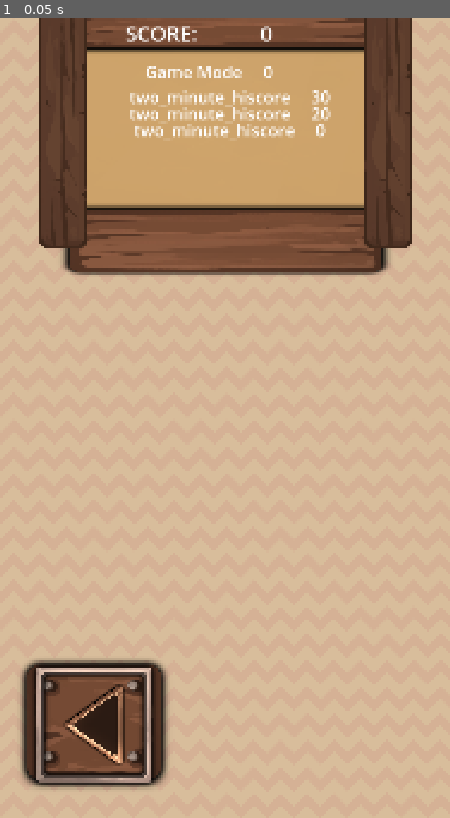
Above: before the commit, frame 1.
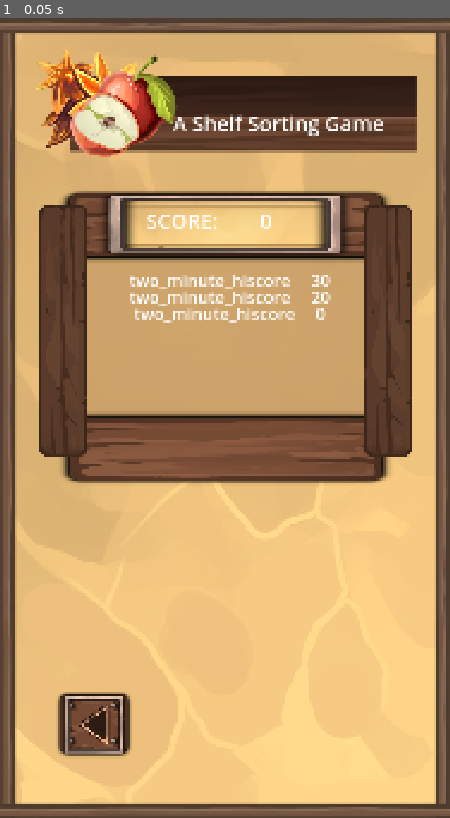
Above: after the commit, the same moment.

Repository: andrewcrisp/shelfsortinggame
Game: Godot game, scene res://scenes/levels/special/score_report.tscn
Two runs of this game, one before a commit and one after it. Both use one fixed random seed, a clock stepped at 60 frames per second and the inputs below. This scene is started directly instead of the project's main scene.
Inputs:
- Up to frame 1 (0.05 s): no input

The runs differ from the first frame. In frame 1, 92% of the frame differs, in the area x 0-100%, y 0-100%.

Commit message:
Position and polish the credits

Diff:
--- a/scenes/components/scores_list.tscn
+++ b/scenes/components/scores_list.tscn
@@ -5,14 +5,6 @@
 [node name="ScoresList" type="Control"]
 layout_mode = 3
 anchors_preset = 0
-
-[node name="ScoreHeaders" parent="." instance=ExtResource("1_dwkto")]
-layout_mode = 2
-anchors_preset = 0
-anchor_left = 0.0
-anchor_right = 0.0
-offset_left = 0.0
-offset_right = 0.0
 
 [node name="Scores" type="VBoxContainer" parent="."]
 layout_mode = 1
@@ -23,3 +15,12 @@
 offset_bottom = 120.0
 grow_horizontal = 2
 theme_override_constants/separation = 40
+
+[node name="ScoreHeaders" parent="." instance=ExtResource("1_dwkto")]
+visible = false
+layout_mode = 2
+anchors_preset = 0
+anchor_left = 0.0
+anchor_right = 0.0
+offset_left = 0.0
+offset_right = 0.0
--- a/scenes/game.tscn
+++ b/scenes/game.tscn
@@ -3,7 +3,7 @@
 [ext_resource type="Script" uid="uid://d1krl6w6f8av4" path="res://scripts/game.gd" id="1_uwrxv"]
 [ext_resource type="PackedScene" uid="uid://cfwvj4m5wtga" path="res://scenes/components/score.tscn" id="2_yqjtg"]
 [ext_resource type="PackedScene" uid="uid://be7fbaw21lj7s" path="res://scenes/menus/menu_background.tscn" id="3_lnu2h"]
-[ext_resource type="PackedScene" uid="uid://duu4i61jd05wk" path="res://scenes/menus/start_screen.tscn" id="4_lbhrr"]
+[ext_resource type="PackedScene" uid="uid://duu4i61jd05wk" path="res://scenes/menus/title_banner.tscn" id="4_lbhrr"]
 
 [node name="Game" type="Node"]
 script = ExtResource("1_uwrxv")
@@ -30,14 +30,3 @@
 grow_horizontal = 2
 
 [node name="Background" parent="." instance=ExtResource("3_lnu2h")]
-anchors_preset = 8
-anchor_left = 0.5
-anchor_top = 0.5
-anchor_right = 0.5
-anchor_bottom = 0.5
-offset_left = -540.0
-offset_top = -960.0
-offset_right = -540.0
-offset_bottom = -960.0
-grow_horizontal = 2
-grow_vertical = 2
--- a/scenes/levels/special/about.tscn
+++ b/scenes/levels/special/about.tscn
@@ -1,7 +1,7 @@
 [gd_scene load_steps=7 format=3 uid="uid://ccs0onn1wjpym"]
 
 [ext_resource type="Script" uid="uid://ceb6u228ag6ag" path="res://scripts/about.gd" id="1_20wyb"]
-[ext_resource type="PackedScene" uid="uid://duu4i61jd05wk" path="res://scenes/menus/start_screen.tscn" id="2_c2fn5"]
+[ext_resource type="PackedScene" uid="uid://duu4i61jd05wk" path="res://scenes/menus/title_banner.tscn" id="2_c2fn5"]
 [ext_resource type="PackedScene" uid="uid://be7fbaw21lj7s" path="res://scenes/menus/menu_background.tscn" id="2_c5lyi"]
 [ext_resource type="PackedScene" uid="uid://cuq8nt1ni1j5" path="res://scenes/ui/frame.tscn" id="3_qnn82"]
 [ext_resource type="PackedScene" uid="uid://eo7qn7ss8wjk" path="res://scenes/ui/arrow_button.tscn" id="7_mqbnl"]
--- a/scenes/levels/special/score_report.tscn
+++ b/scenes/levels/special/score_report.tscn
@@ -1,12 +1,13 @@
-[gd_scene load_steps=9 format=3 uid="uid://dp1tbssycxeny"]
+[gd_scene load_steps=10 format=3 uid="uid://dp1tbssycxeny"]
 
 [ext_resource type="Script" uid="uid://ddha4xyfeh1en" path="res://scripts/score_report.gd" id="1_s1n5t"]
-[ext_resource type="Texture2D" uid="uid://y5u1irkvqtu5" path="res://assets/Wood_Bridge.png" id="2_4synj"]
-[ext_resource type="Texture2D" uid="uid://ddfe256c7mtw5" path="res://assets/Basic_Furniture.png" id="3_uin86"]
+[ext_resource type="PackedScene" uid="uid://be7fbaw21lj7s" path="res://scenes/menus/menu_background.tscn" id="2_2elch"]
+[ext_resource type="PackedScene" uid="uid://duu4i61jd05wk" path="res://scenes/menus/title_banner.tscn" id="2_jul3p"]
 [ext_resource type="PackedScene" uid="uid://cuq8nt1ni1j5" path="res://scenes/ui/frame.tscn" id="4_6hoqc"]
-[ext_resource type="Texture2D" uid="uid://dpxdast8erek2" path="res://assets/Brown.png" id="4_puo0v"]
 [ext_resource type="PackedScene" uid="uid://cen6idq2e3365" path="res://scenes/components/high_score_viewer.tscn" id="5_c4blo"]
 [ext_resource type="PackedScene" uid="uid://eo7qn7ss8wjk" path="res://scenes/ui/arrow_button.tscn" id="7_2elch"]
+[ext_resource type="Texture2D" uid="uid://cf1bw5se8yik2" path="res://assets/decor/s_t_03.PNG" id="7_xrsva"]
+[ext_resource type="Texture2D" uid="uid://mb2npbbqxnsk" path="res://assets/decor/s_05.PNG" id="8_jul3p"]
 
 [sub_resource type="LabelSettings" id="LabelSettings_uin86"]
 font_size = 50
@@ -14,92 +15,58 @@
 [node name="ScoreReport" type="Node2D"]
 script = ExtResource("1_s1n5t")
 
-[node name="WoodBridge" type="Sprite2D" parent="."]
-visible = false
-position = Vector2(250, 400)
-scale = Vector2(8, 8)
-texture = ExtResource("2_4synj")
-region_enabled = true
-region_rect = Rect2(0, 2, 16, 43)
+[node name="TitleBanner" parent="." instance=ExtResource("2_jul3p")]
+offset_left = 540.0
+offset_top = 200.0
+offset_right = 540.0
+offset_bottom = 200.0
 
-[node name="WoodBridge2" type="Sprite2D" parent="."]
-visible = false
-position = Vector2(830, 400)
-scale = Vector2(8, 8)
-texture = ExtResource("2_4synj")
-region_enabled = true
-region_rect = Rect2(0, 2, 16, 43)
-
-[node name="Background" type="Sprite2D" parent="."]
-z_index = -1
-texture_repeat = 2
-texture = ExtResource("4_puo0v")
-offset = Vector2(540, 960)
-region_enabled = true
-region_rect = Rect2(0, 0, 1080, 1920)
+[node name="Background" parent="." instance=ExtResource("2_2elch")]
 
 [node name="Frame" parent="." instance=ExtResource("4_6hoqc")]
-offset_right = 205.0
-offset_bottom = 0.0
+position = Vector2(0, 500)
 
-[node name="HighScoreViewer" parent="Frame" instance=ExtResource("5_c4blo")]
-layout_mode = 0
-offset_left = 200.0
-offset_top = 100.0
-offset_right = 900.0
-offset_bottom = 600.0
-
-[node name="HBoxContainer" type="HBoxContainer" parent="."]
+[node name="Label" type="Label" parent="Frame"]
 z_index = 3
-anchors_preset = 5
-anchor_left = 0.5
-anchor_right = 0.5
-offset_left = 300.0
-offset_right = 800.0
-offset_bottom = 141.0
-grow_horizontal = 2
-
-[node name="Label" type="Label" parent="HBoxContainer"]
-z_index = 1
-layout_mode = 2
+offset_left = 350.0
+offset_top = -50.0
+offset_right = 522.0
+offset_bottom = 91.0
 size_flags_horizontal = 4
 size_flags_vertical = 1
 text = "SCORE:
 "
 label_settings = SubResource("LabelSettings_uin86")
 
-[node name="ScoreLabel" type="Label" parent="HBoxContainer"]
-z_index = 1
-layout_mode = 2
+[node name="ScoreLabel" type="Label" parent="Frame"]
+z_index = 3
+offset_left = 476.0
+offset_top = -50.0
+offset_right = 800.0
+offset_bottom = 91.0
 size_flags_horizontal = 3
 size_flags_vertical = 1
 text = "0	"
 label_settings = SubResource("LabelSettings_uin86")
 horizontal_alignment = 1
 
-[node name="Control" type="VBoxContainer" parent="."]
-visible = false
-anchors_preset = 8
-anchor_left = 0.5
-anchor_top = 0.5
-anchor_right = 0.5
-anchor_bottom = 0.5
-offset_right = 205.0
-offset_bottom = 149.0
-grow_horizontal = 2
-grow_vertical = 2
+[node name="S05" type="Sprite2D" parent="Frame"]
+z_index = 3
+position = Vector2(540, -6)
+scale = Vector2(2, 0.5)
+texture = ExtResource("8_jul3p")
 
-[node name="Control" type="Control" parent="Control"]
-visible = false
-layout_mode = 2
-size_flags_horizontal = 4
-size_flags_vertical = 4
+[node name="ST03" type="Sprite2D" parent="Frame"]
+z_index = 1
+position = Vector2(540, 0)
+scale = Vector2(0.55, 0.8)
+texture = ExtResource("7_xrsva")
 
-[node name="BasicFurniture" type="Sprite2D" parent="Control/Control"]
-scale = Vector2(16, 16)
-texture = ExtResource("3_uin86")
-region_enabled = true
-region_rect = Rect2(80, 80, 32, 16)
+[node name="HighScoreViewer" parent="Frame" instance=ExtResource("5_c4blo")]
+offset_left = 200.0
+offset_top = 40.0
+offset_right = 900.0
+offset_bottom = 540.0
 
 [node name="BackButton" parent="." instance=ExtResource("7_2elch")]
 position = Vector2(225, 1695)
--- a/scenes/menus/menu_background.tscn
+++ b/scenes/menus/menu_background.tscn
@@ -2,10 +2,8 @@
 
 [ext_resource type="Texture2D" uid="uid://lhr7g30bvf3u" path="res://assets/backgrounds/Background1.png" id="3_rhrir"]
 
-[node name="Background" type="Control"]
+[node name="Background" type="Node2D"]
 z_index = -1
-layout_mode = 3
-anchors_preset = 0
 
 [node name="Background" type="Sprite2D" parent="."]
 position = Vector2(540, 960)
--- a/scenes/menus/start_screen.tscn
+++ b/scenes/menus/title_banner.tscn
@@ -5,7 +5,7 @@
 [sub_resource type="LabelSettings" id="LabelSettings_7c6e5"]
 font_size = 50
 
-[node name="StartScreen" type="Control"]
+[node name="TitleBanner" type="Control"]
 layout_mode = 3
 anchors_preset = 0
 
--- a/scenes/ui/arrow_button.tscn
+++ b/scenes/ui/arrow_button.tscn
@@ -9,6 +9,7 @@
 size = Vector2(336, 294)
 
 [node name="Node2D" type="Node2D"]
+scale = Vector2(0.5, 0.5)
 script = ExtResource("1_2r5no")
 
 [node name="S05" type="Sprite2D" parent="."]
--- a/scenes/ui/frame.tscn
+++ b/scenes/ui/frame.tscn
@@ -4,11 +4,7 @@
 [ext_resource type="Texture2D" uid="uid://bowj3gehqhwo5" path="res://assets/decor/s_t_02.png" id="2_v67gs"]
 [ext_resource type="Texture2D" uid="uid://bt1kwmmtvcgb5" path="res://assets/decor/s_t_06.PNG" id="3_ds6np"]
 
-[node name="Frame" type="Control"]
-layout_mode = 3
-anchors_preset = 0
-offset_right = 40.0
-offset_bottom = 40.0
+[node name="Frame" type="Node2D"]
 
 [node name="Frame_top" type="Sprite2D" parent="."]
 z_index = 1
--- a/scripts/score_report.gd
+++ b/scripts/score_report.gd
@@ -2,12 +2,11 @@
 var dateFormat = "%s/%s/%s %s:%s" #4/25/2025 13:00:00
 
 func _ready():
-	var viewportSize = get_viewport().get_visible_rect().size
-	$Control.size = viewportSize
-	#AddScore("25", "mygame")
+	pass
+
 
 func AddScore(score:String, gamemode:String):
-	$HBoxContainer/ScoreLabel.text = str(score)
+	$Frame/ScoreLabel.text = str(score)
 	var newScore:ScoreEntry = load("res://scenes/components/score_entry.tscn").instantiate()
 	newScore.gameMode = gamemode
 	var dateScored := Time.get_datetime_dict_from_system()
--- a/scripts/shaders/background_item.gdshader
+++ b/scripts/shaders/background_item.gdshader
@@ -6,7 +6,7 @@
 
 void fragment() {
 		vec4 tex = texture(TEXTURE, UV);
-		tex.rgb = vec3(tex.r, tex.g, tex.b)/3.0;
+		tex.rgb = vec3(tex.r, tex.g, tex.b)/5.0;
 		COLOR = tex;
 }
 
